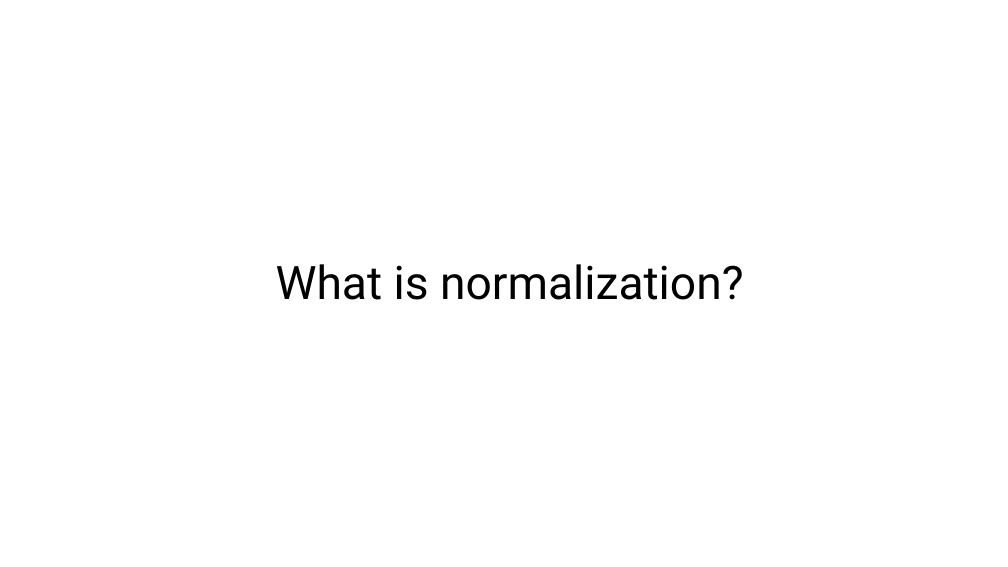
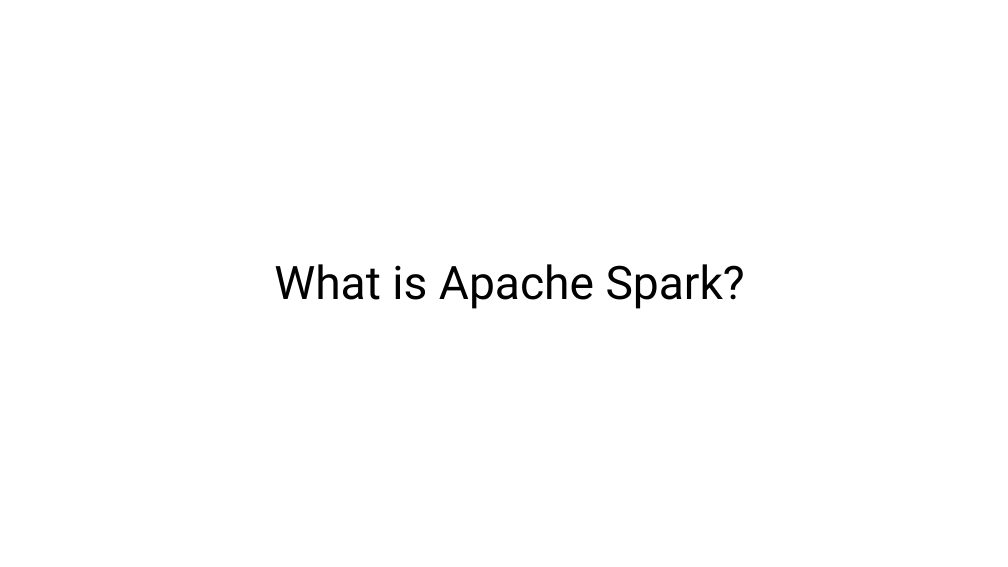
Before and after one commit to ccgcyber/Predictive-Analytics-with-Spark-in-HDInsight, a slide deck: slide 3 of PPT/Module 1.pptx (slide 30 before the commit). Drawn at 1008x567 pixels with LibreOffice and Linux fonts; fonts in the diff are those of the drawing. Boxes give left, top, right and bottom in pixels: in the first picture for what was removed or moved away, otherwise in the second. Text is boxed around its words. In the diff, an @@ line names an element or a change of style, - is before the commit and + after.

```diff
--- a/PPT/Module 1.pptx
+++ b/PPT/Module 1.pptx
@@ title at bbox=[274, 264, 745, 309]: text changed @@
-What is normalization?
+What is Apache Spark?
```
Also in this commit, not shown: 7 other slides changed, 23 slides added, 26 slides removed, 6 other files.
